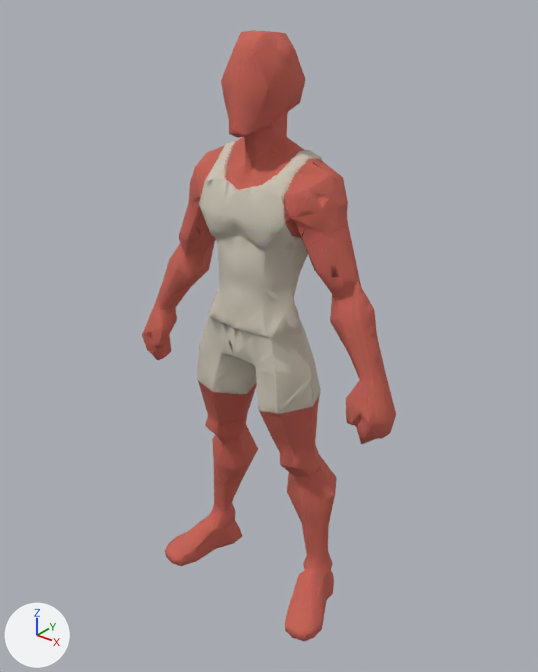
The glTF model public/universal-human/UniversalHuman_LOD0.glb, before and after one commit.
The view is the same before and after, from a 50 mm lens placed at (1.305, -1.572, 1.931), pointed at (0.043, 0.006, 0.953). Every picture has the same lights, and +X, +Y and +Z are marked at lower left. The older version comes first. Vertices at exactly the same position are counted once.

Script lines for the objects in view, before the commit:
```python
me_mesh_0_002 = bpy.data.meshes.new('Mesh_0.002')
me_mesh_0_002.from_pydata(...)  # 4285 vertices, 8559 faces; spans x -0.48..0.48, y -0.17..0.17, z 0.0..1.8
me_mesh_0_002.materials.append(mat_universalhuman_lod0_mat)  # picture img_universalhuman_lod0_albedo
ob_universalhuman = bpy.data.objects.new('UniversalHuman', me_mesh_0_002)
ob_universalhuman.location = (0.0, 0.0, 0.0)
```
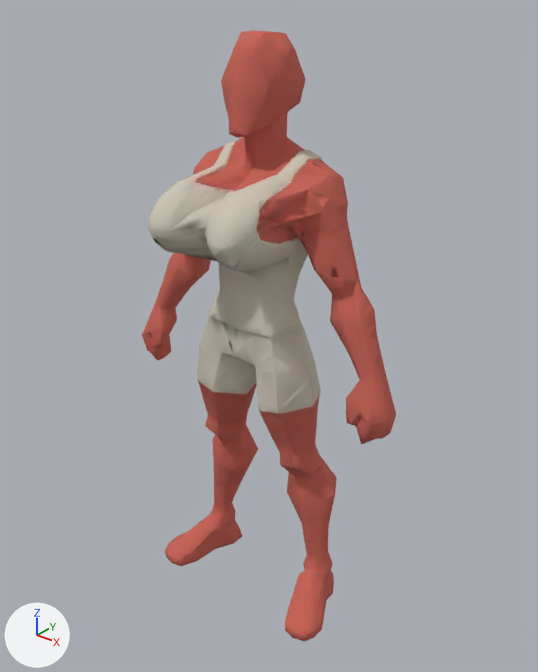
The newer file adds a shape key; the second version is drawn at full value of the shape key 'Breasts' of 'UniversalHuman', and the change is written as the vertex moves it makes.

Changed parts and their boxes [x1, y1, x2, y2] in the pictures (538 x 672 px; the box of a moved part takes in the faces that stretch with it):
```json
{"part": 1, "of": "me_mesh_0_002", "change": "moved or reshaped", "before": [195, 163, 319, 279], "after": [148, 163, 319, 281]}
```

Scene script edits in JSON lines:
```json
{"block": "me_mesh_0_002", "where": "# used by ob_universalhuman; location = (0.0, 0.0, 0.0)"}
{"op": "remove", "block": "me_mesh_0_002", "code": "me_mesh_0_002.from_pydata(...)  # 4285 vertices, 8559 faces; spans x -0.48..0.48, y -0.17..0.17, z 0.0..1.8"}
{"op": "add", "block": "me_mesh_0_002", "code": "me_mesh_0_002.from_pydata(...)  # 4285 vertices, 8559 faces; spans x -0.48..0.48, y -0.29..0.17, z 0.0..1.8"}
{"block": "me_mesh_0_002", "change": "me_mesh_0_002 part 1: 367 of 4285 vertices moved; they spanned x -0.18..0.18, y -0.1..-0.01, z 1.22..1.45 and now span x -0.18..0.18, y -0.29..-0.02, z 1.21..1.45; mean shift (0.0, -0.09, 0.0); largest move (-0.08, -0.09, 1.34) -> (-0.11, -0.29, 1.35)"}
```
